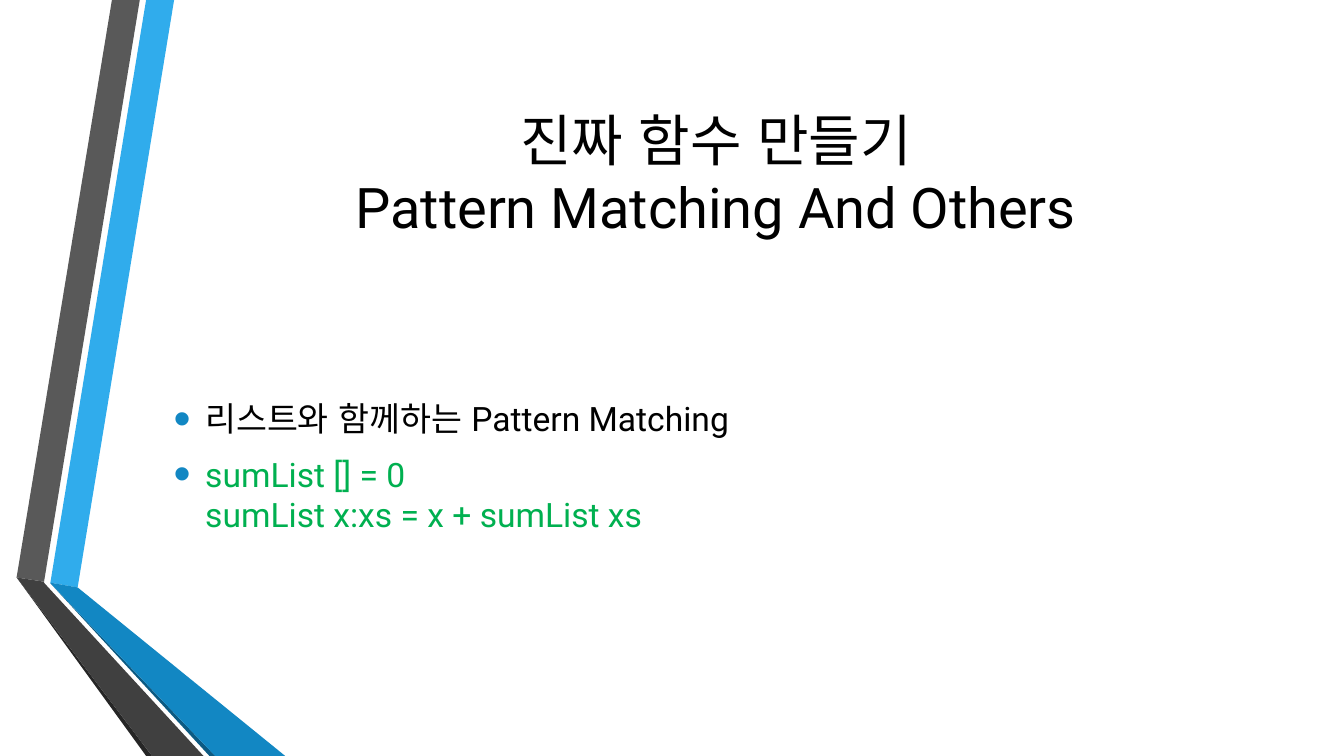
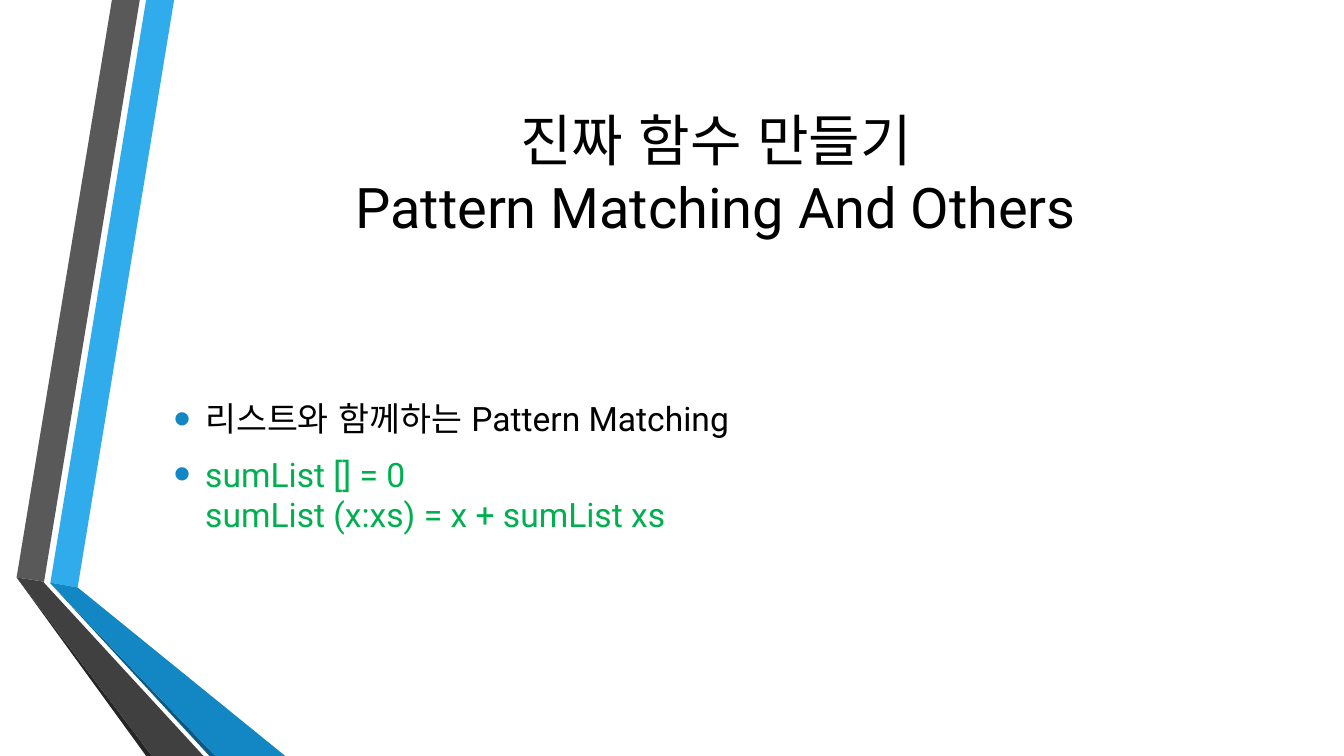
Before and after one commit to Ailrun/HaskellTutorial, a slide deck: slide 29 of Haskell02.pptx. Drawn at 1344x756 pixels with LibreOffice and Linux fonts; fonts in the diff are those of the drawing; background and template pictures are left out. Boxes give left, top, right and bottom in pixels: in the first picture for what was removed or moved away, otherwise in the second. Text is boxed around its words. In the diff, an @@ line names an element or a change of style, - is before the commit and + after.

```diff
--- a/Haskell02.pptx
+++ b/Haskell02.pptx
@@ text at [205, 462, 665, 535]: text changed @@
-• sumList [] = 0
-  sumList x:xs = x + sumList xs
+• sumList [] = 0
+  sumList (x:xs) = x + sumList xs
```
Also in this commit, not shown: 5 other slides changed, 6 other files.
